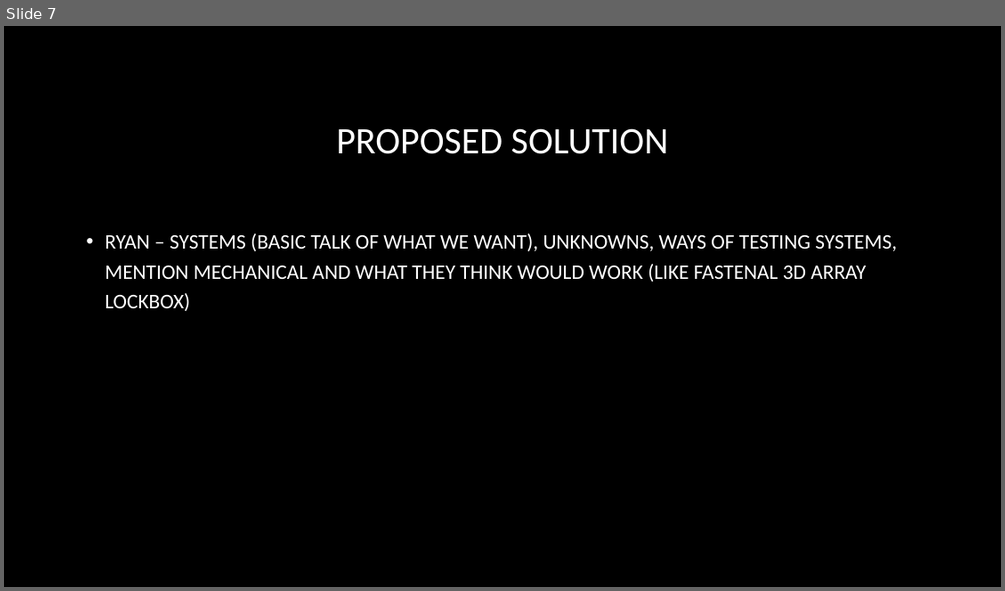
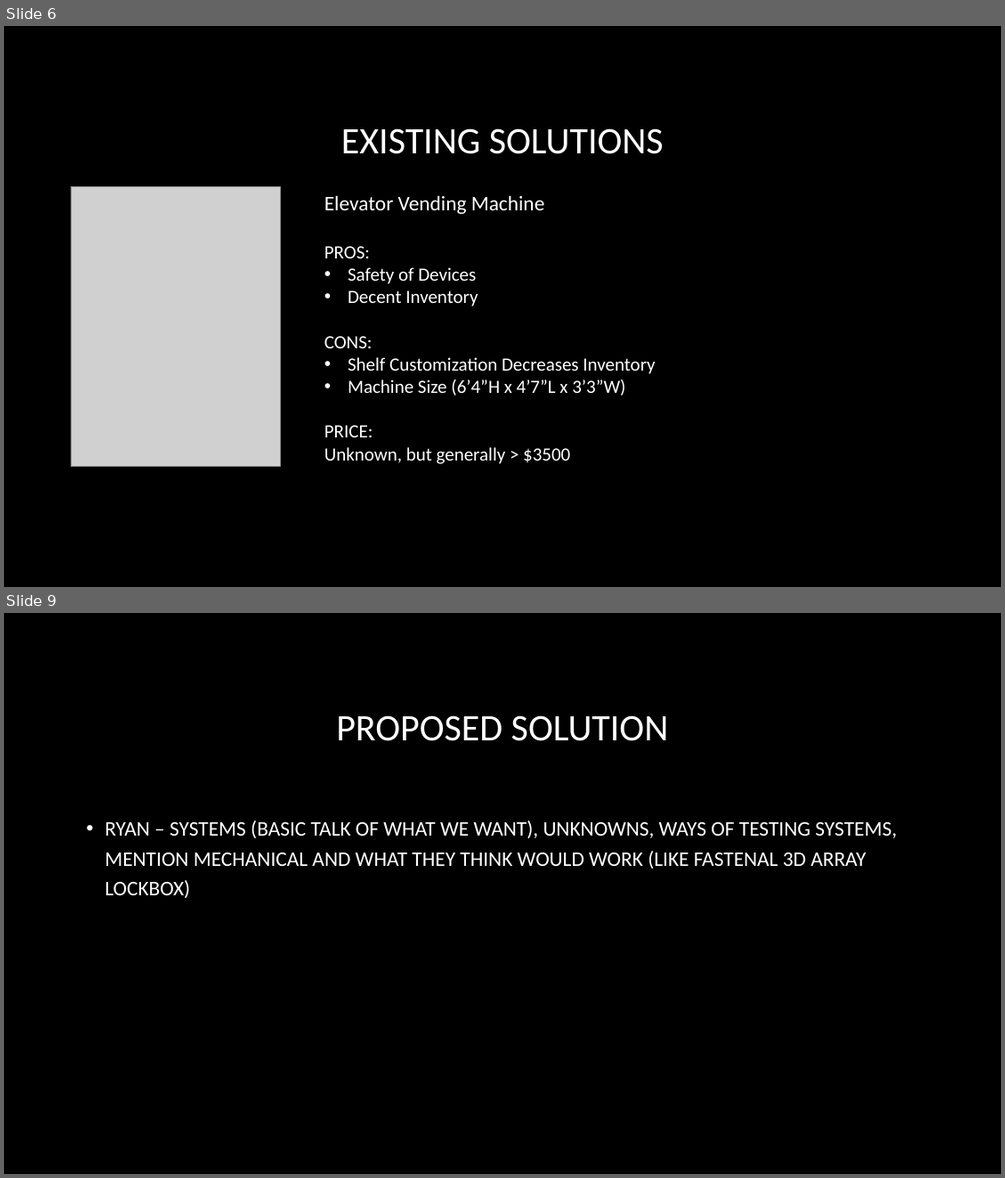
Before and after one commit to DillonSW/Capstone_Team_5, a slide deck: Reports/Team5_project_Proposal.pptx. Shown one above the other, each under a label of ours: slide 7 before the commit, slides 6 and 9 after it; the slides between them are not shown. The pictures are 1005x591 and 1005x1178 pixels, drawn with LibreOffice and Linux fonts; fonts in the diff are those of the drawing; grey boxes stand for pictures; background and template pictures are left out. Boxes give left, top, right and bottom in pixels: in the first picture for what was removed or moved away, otherwise in the second. Text is boxed around its words. In the diff, an @@ line names an element or a change of style, - is before the commit and + after.

```diff
--- a/Reports/Team5_project_Proposal.pptx
+++ b/Reports/Team5_project_Proposal.pptx
@@ slide 6 added at <box>4,26,1001,587</box>, background picture (left out) @@
@@ title added at <box>341,128,663,154</box>, 36 pt, text #FFFFFF @@
+EXISTING SOLUTIONS
@@ picture added at <box>71,187,280,467</box> @@
@@ text added at <box>324,195,655,464</box>, 18 pt, text #FFFFFF @@
+Elevator Vending Machine
+PROS:
+• Safety of Devices
+• Decent Inventory
+CONS:
+• Shelf Customization Decreases Inventory
+• Machine Size (6’4”H x 4’7”L x 3’3”W)
+PRICE:
+Unknown, but generally > $3500
@@ what was slide 7 is now slide 9 @@
```
Also in this commit, not shown: 2 other slides added, 1 slide removed.
